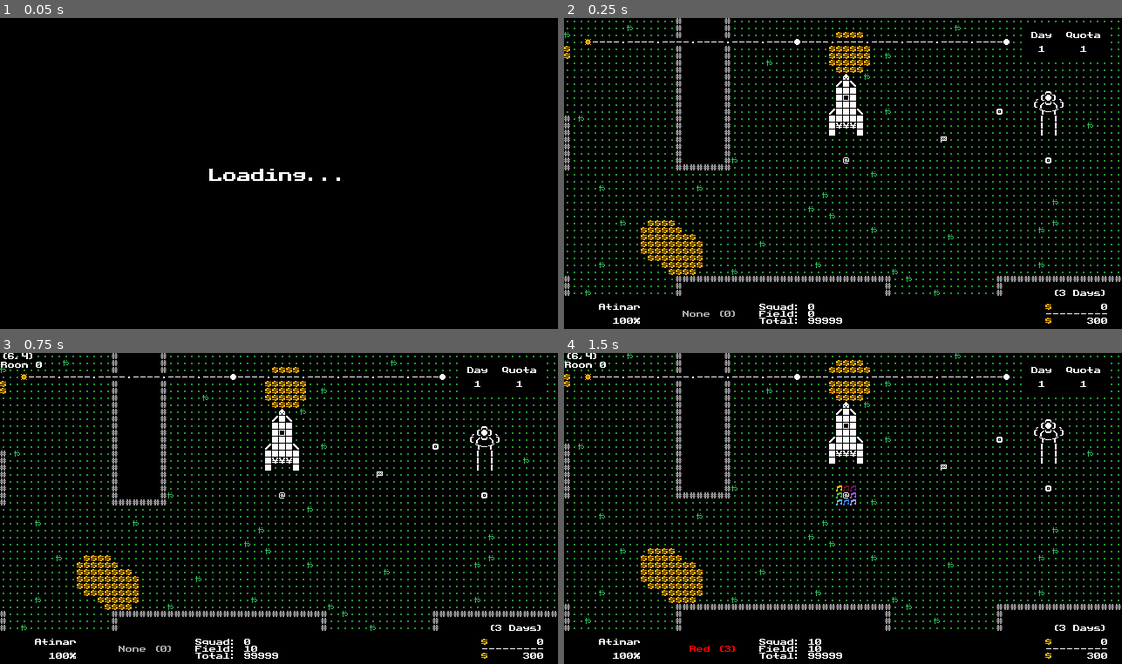
Above: before the commit, frames 1-4 (two rows, left to right).
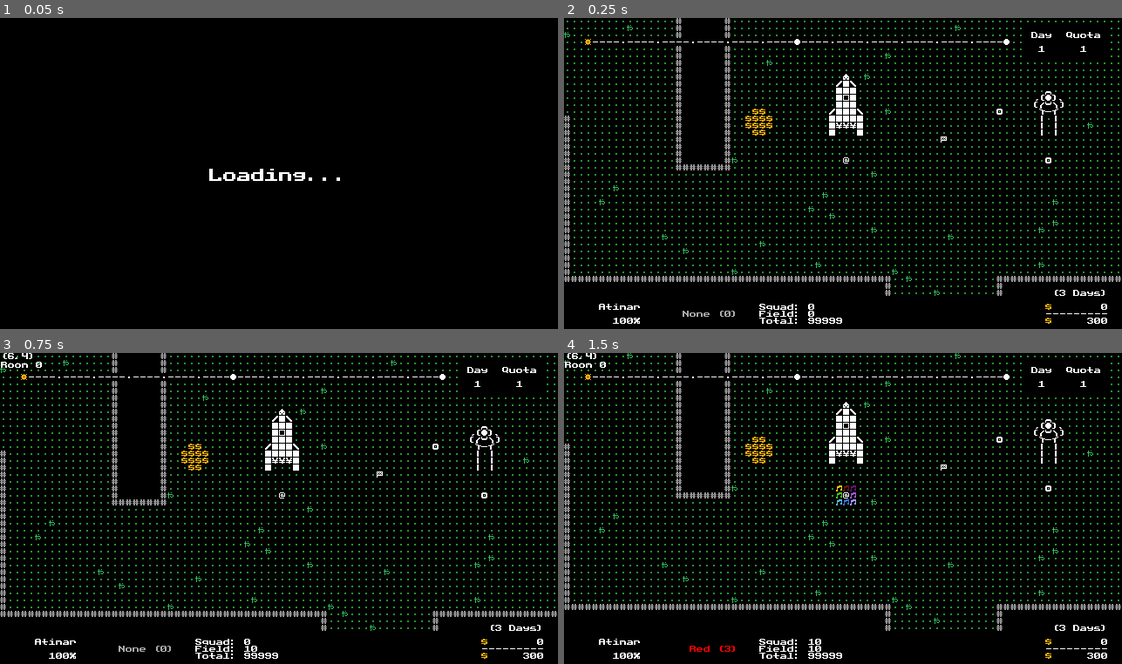
Above: after the commit, the same moments.

Repository: w00tyd00d/Roguemin
Game: Godot game, scene res://prefabs/main.tscn
Same seed, same stepped clock (60 frames per second), same inputs: the game is played once before the commit and once after it.
Inputs (mouse positions are in pixels of both pictures, inside the frame that each line leads up to):
- Up to frame 1 (0.05 s): no input
- Up to frame 2 (0.25 s): no input
- Up to frame 3 (0.75 s): tap Enter (c_confirm) at 0.5 s; move the mouse to (279, 492) at 0.52 s; hold E (c_cycle_right) from 0.53 s (still down); tap F (c_throw) at 0.6 s; click (279, 492) at 0.67 s
- Up to frame 4 (1.5 s): tap W (c_whistle) at 0.8, 1.35 s; tap Enter (c_confirm) at 1.25 s; move the mouse to (731, 524) at 1.27 s; release E (c_cycle_right) at 1.28 s; hold Down (c_down) from 1.28 s (still down)

Frame 1 is identical in both runs. In frame 2, 1.9% of the frame differs, in the area x 0-55%, y 4-90%; in frame 3, 1.9%; in frame 4, 2.0%, in the area x 0-55%, y 2-90%.

Commit message:
Began implementing MST implementation for generating paths

Diff:
--- /dev/null
+++ b/scripts/lib/astar_chunks.gd
@@ -0,0 +1,11 @@
+class_name AStarChunks extends AStarGrid2D
+
+## Customized [AStarGrid2D] node to navigate the chunks of the [World].
+
+## The world this object is attached to.
+var world : World
+
+func _init(_world: World) -> void:
+    world = _world
+    jumping_enabled = true
+    region = Rect2i(1, 1, world.size.x-2, world.size.y-2)
--- a/scripts/lib/astar.gd
+++ b/scripts/lib/astar_tiles.gd
@@ -1,6 +1,6 @@
-class_name AStar extends AStarGrid2D
+class_name AStarTiles extends AStarGrid2D
 
-## Customized [AStarGrid2D] node to work specifically for Roguemin.
+## Customized [AStarGrid2D] node to navigate the tiles of the [World].
 
 ## The world this object is attached to.
 var world : World
--- a/scripts/throw_cursor.gd
+++ b/scripts/throw_cursor.gd
@@ -6,7 +6,10 @@
         position = vec * Globals.TILE_SIZE
 
 var current_tile : Tile :
-    get: return GameState.world.get_tile(grid_position)
+    get:
+        if GameState.world:
+            return GameState.world.get_tile(grid_position)
+        return null
 
 @onready var layer := $Cursor as TileMapLayer
 
--- a/scripts/world/factory/world_architect.gd
+++ b/scripts/world/factory/world_architect.gd
@@ -6,6 +6,9 @@
 const ROOM_PLACE_ATTEMPTS := 10
 
 var RNG := GameState.RNG
+
+# The astar grid to navigate the chunks
+var astar : AStarChunks
 
 # Marked chunks to spawn walkers at when ready to make paths (outside of room)
 # The bool represents if the walker is connected to the main path or not
@@ -22,8 +25,9 @@
 func generate_infrastructure(world: World) -> void:
     # Creates tiles, chunks, and astar map
     world.setup(Globals.WORLD_SIZE)
-
-    # Create a border of void chunks to surround the traversible world
+    astar = AStarChunks.new(world)
+
+    # Create a border of void chunks to surround the traversable world
     for _x in world.size.x:
         world.get_chunk(Vector2i(_x, 0)).type = Type.Chunk.VOID
         world.get_chunk(Vector2i(_x, world.size.y-1)).type = Type.Chunk.VOID
@@ -33,58 +37,8 @@
 
 
 func generate_rooms(world: World) -> void:
-    # Establish the home base room location and four initial exits
-    var base_x := RNG.randi_range(2, world.size.x-5)
-    var base_y := RNG.randi_range(2, world.size.y-4)
-
-    _place_room(world, Vector2i(base_x, base_y), Rooms.HOME_BASE)
-    var base_room := world.rooms[0]
-    base_room.open = true
-
-    # HARD CODED EXITS FOR NOW, MAY CHANGE IN THE FUTURE
-    var top := world.get_chunk(Vector2i(base_x+1, base_y))
-    var lft := world.get_chunk(Vector2i(base_x, base_y+1))
-    var bot := world.get_chunk(Vector2i(base_x+1, base_y+1))
-    var rgt := world.get_chunk(Vector2i(base_x+2, base_y+1))
-
-    base_room.set_exit(Direction.north, top)
-    base_room.set_exit(Direction.west, lft)
-    base_room.set_exit(Direction.south, bot)
-    base_room.set_exit(Direction.east, rgt)
-
-    _marked_for_walker[top.get_neighbor(Direction.north)] = true
-    _marked_for_walker[lft.get_neighbor(Direction.west)] = true
-    _marked_for_walker[bot.get_neighbor(Direction.south)] = true
-    _marked_for_walker[rgt.get_neighbor(Direction.east)] = true
-
-    var home_chunk := world.get_chunk(Vector2i(base_x, base_y))
-    Rooms.HOME_BASE.run_context_procedures(world, home_chunk.start)
-
-    # Begin populating the world with other rooms
-    var room_total := RNG.randi_range(4,5)
-    var room_count := 1
-    var loops := 0
-
-    while room_count < room_total and loops <= room_total * 2:
-        var blueprint := Rooms.pick_random()
-        var attempts := 0
-        var room_pos := Vector2i()
-
-        while room_pos == Vector2i() and attempts < ROOM_PLACE_ATTEMPTS:
-            var rx := RNG.randi_range(1, world.size.x-1)
-            var ry := RNG.randi_range(1, world.size.y-1)
-            if _check_for_room_collision(world, Vector2i(rx, ry), blueprint):
-                attempts += 1
-                continue
-            room_pos = Vector2i(rx, ry)
-
-        if room_pos == Vector2i():
-            continue
-
-        if _place_room(world, room_pos, blueprint):
-            room_count += 1
-
-        loops += 1
+    _place_home_base(world)
+    _place_world_rooms(world)
 
 
 func generate_exits(world: World) -> void:
@@ -118,7 +72,6 @@
             if chunk.room.open:
                 break
 
-        #var dirs := Direction.get_all()
         var dirs := Direction.get_cardinal(true)
 
         for dir in dirs:
@@ -173,21 +126,82 @@
                     _draw_path(world, chunk, nbr)
 
 
+func _place_home_base(world: World) -> void:
+    # Establish the home base room location and four initial exits
+    var base_x := RNG.randi_range(2, world.size.x-5)
+    var base_y := RNG.randi_range(2, world.size.y-4)
+
+    _place_room(world, Vector2i(base_x, base_y), Rooms.HOME_BASE)
+    var base_room := world.rooms[0]
+    base_room.open = true
+
+    # HARD CODED EXITS FOR NOW, MAY CHANGE IN THE FUTURE
+    var top := world.get_chunk(Vector2i(base_x+1, base_y))
+    var lft := world.get_chunk(Vector2i(base_x, base_y+1))
+    var bot := world.get_chunk(Vector2i(base_x+1, base_y+1))
+    var rgt := world.get_chunk(Vector2i(base_x+2, base_y+1))
+
+    base_room.set_exit(Direction.north, top)
+    base_room.set_exit(Direction.west, lft)
+    base_room.set_exit(Direction.south, bot)
+    base_room.set_exit(Direction.east, rgt)
+
+    _marked_for_walker[top.get_neighbor(Direction.north)] = true
+    _marked_for_walker[lft.get_neighbor(Direction.west)] = true
+    _marked_for_walker[bot.get_neighbor(Direction.south)] = true
+    _marked_for_walker[rgt.get_neighbor(Direction.east)] = true
+
+
+func _place_world_rooms(world: World) -> void:
+    var room_total := RNG.randi_range(4,5)
+    var room_count := 1 # Home base is already created
+    var loops := 0
+
+    while room_count < room_total and loops <= room_total * 2:
+        var blueprint := Rooms.pick_random()
+        var attempts := 0
+        var room_pos := Vector2i()
+
+        while room_pos == Vector2i() and attempts < ROOM_PLACE_ATTEMPTS:
+            var rx := RNG.randi_range(1, world.size.x-1)
+            var ry := RNG.randi_range(1, world.size.y-1)
+            if _check_for_room_collision(world, Vector2i(rx, ry), blueprint):
+                attempts += 1
+                continue
+            room_pos = Vector2i(rx, ry)
+
+        if room_pos == Vector2i():
+            continue
+
+        if _place_room(world, room_pos, blueprint):
+            room_count += 1
+
+        loops += 1
+
+
 func _place_room(
         world: World,
         chunk_pos: Vector2i,
         blueprint: RoomBlueprint) -> bool:
 
+    var room := _create_room(world, chunk_pos, blueprint)
+    _construct_room(world, chunk_pos, blueprint)
+
+    world.add_room(room)
+    room.run_context_procedures()
+
+    return true
+
+
+func _create_room(world: World, chunk_pos: Vector2i, blueprint: RoomBlueprint) -> World.Room:
     var chunks: Array[World.Chunk] = []
-    var room := World.Room.new(blueprint, chunk_pos, chunks)
+    var room := World.Room.new(world, blueprint, chunk_pos, chunks)
 
     # Assign the chunks
     for dy in blueprint.size.y:
         for dx in blueprint.size.x:
             var delta := Vector2i(dx, dy)
             var chunk := world.get_chunk(chunk_pos + delta)
-
-            # LEFT OFF HERE, FIGURE OUT HOW TO SYNC EXITS BETWEEN ROOMS!
 
             # IF PREFAB ROOM, ATTEMPT TO ALIGN EXIT IF ONE EXISTS
             # IF PROCGEN ROOM, SYNC EXIT CHUNK WITH NEIGHBOR IF ONE EXISTS
@@ -200,7 +214,10 @@
                 room.set_exit(dir, chunk)
 
                 if nbr.room.cluster:
-                    nbr.room.cluster.add(room)
+                    if room.cluster:
+                        nbr.room.cluster.merge(room.cluster)
+                    else:
+                        nbr.room.cluster.add(room)
                 else:
                     var cluster := World.Cluster.new([nbr.room, room])
                     room.cluster = cluster
@@ -213,15 +230,10 @@
 
             chunks.append(chunk)
 
-    # Add the room to the world room dictionary and build it
-    world.add_room(room)
-    _construct_room(world, chunk_pos, blueprint)
-
-    # Run the room's contextual procedures based on its blueprint
-    var start := world.get_chunk(chunk_pos).start
-    blueprint.run_context_procedures(world, start)
-
-    return true
+    # Update the astar grid
+    astar.fill_solid_region(Rect2i(chunk_pos, blueprint.size), true)
+
+    return room
 
 
 func _check_for_room_collision(world: World, pos: Vector2i, room: RoomBlueprint) -> bool:
@@ -312,7 +324,8 @@
     # var path_pattern := world.tile_set.get_pattern(1)
     # var path_offset := Vector2i(4,4)
 
-    var path := Util.get_bresenham_line(chunk1.start, chunk2.start)
+    # var path := Util.get_bresenham_line(chunk1.start, chunk2.start)
+    var path := Geometry2D.bresenham_line(chunk1.start, chunk2.start)
     var size := path.size()
 
     var half := Globals.CHUNK_HALF
@@ -374,33 +387,42 @@
             current_chunk.connected = true
 
     func walk() -> bool:
-        marked_chunks[current_chunk] = weakref(self)
-
-        # for dir in Direction.get_all(true):
-        for dir in Direction.get_cardinal(true):
+        # assert(not marked_chunks.has(current_chunk))
+        if not marked_chunks.has(current_chunk):
+            marked_chunks[current_chunk] = weakref(self)
+
+        for dir in Direction.get_all(true):
+        # for dir in Direction.get_cardinal(true):
             if current_chunk.get_edge(dir) != Type.Edge.NONE:
                 continue
 
             var nbr := current_chunk.get_neighbor(dir)
-
-            if not nbr.valid_path_chunk:
+            var mark : Walker = marked_chunks.get(nbr, weakref(null)).get_ref()
+
+            if (not nbr.valid_path_chunk or mark == self):
                 continue
 
+            # if mark:
+            #     print("We found a mark, but it wasn't ours!")
+
             print(self, ": ", "Neighbor type is: ", nbr.type)
 
+            var adj1 := current_chunk.get_neighbor(dir.adjacent[0])
+            var adj2 := current_chunk.get_neighbor(dir.adjacent[1])
+
+            if not (adj1.empty and adj2.empty):
+                continue
+
             if dir.is_diagonal:
-                var adj1 := current_chunk.get_neighbor(dir.adjacent[0])
-                var adj2 := current_chunk.get_neighbor(dir.adjacent[1])
-
-                if not (adj1.empty and adj2.empty):
-                    continue
-
                 adj1.type = Type.Chunk.VOID
                 adj2.type = Type.Chunk.VOID
 
             assert(nbr.type != Type.Chunk.ROOM)
             current_chunk.add_edge(dir, Type.Edge.PATH)
             nbr.type = Type.Chunk.PATH
+
+            if current_chunk.edges.size() == 4:
+                print("Ruh roh Raggy!")
 
             if nbr.connected or _path_collided(nbr):
                 return resolve()
--- a/scripts/world/factory/world_factory.gd
+++ b/scripts/world/factory/world_factory.gd
@@ -22,7 +22,7 @@
 func generate_new_world() -> World:
     var world := _create_new_world()
 
-    # We add the world as a child first so that we can reference its children
+    # We add the world as a child first so we can reference its children
     # when running it through the factory
     game_viewport.add_child(world)
 
--- a/scripts/world/tile.gd
+++ b/scripts/world/tile.gd
@@ -2,10 +2,8 @@
 
 ## The base class for any tile found within the [World].
 
-
-
-## The world object this tile is attached to.
-var world : World
+## The weakref of the world object this tile is attached to.
+var world : WeakRef
 
 ## The grid position of the tile.
 var grid_position : Vector2i
@@ -56,23 +54,29 @@
 
 
 func _init(_world: World, grid_pos: Vector2i) -> void:
-    world = _world
+    world = weakref(_world)
     grid_position = grid_pos
+
+
+func get_world() -> World:
+    return world.get_ref()
 
 
 func get_neighbor(dir: Direction) -> Tile:
     var npos := grid_position + dir.vector
-    return world.get_tile(npos)
+    return get_world().get_tile(npos)
 
 
 func get_all_neighbors() -> Array[Tile]:
-    if not GameState.is_valid_object(world): return []
+    if not GameState.is_valid_object(get_world()):
+        return []
+
     var res : Array[Tile] = []
-    var arr : Array[Vector2i] = Direction.ALL_VECTORS.duplicate()
-    arr.shuffle()
-    for vec in arr:
-        var npos := grid_position + vec
-        var tile := world.get_tile(npos)
+    var arr := Direction.get_all(true)
+
+    for dir in arr:
+        var npos := grid_position + dir.vector
+        var tile := get_world().get_tile(npos)
         if tile: res.append(tile)
     return res
 
--- a/scripts/world/world.gd
+++ b/scripts/world/world.gd
@@ -4,7 +4,7 @@
 ## renders the environment.
 
 ## The built in [AStarGrid2D] pathfinder to the world.
-var astar := AStar.new(self)
+var astar := AStarTiles.new(self)
 
 ## The size of the world, in nodes.
 var size : Vector2i :
@@ -321,6 +321,7 @@
 
 
 class Room:
+    var world : WeakRef
     var blueprint : RoomBlueprint
 
     var id : int
@@ -339,10 +340,12 @@
     var open := false
 
     func _init(
+            _world: World,
             _blueprint: RoomBlueprint,
             pos: Vector2i,
             area: Array[World.Chunk]) -> void:
 
+        world = weakref(_world)
         blueprint = _blueprint
         size = _blueprint.size
         chunk_position = pos
@@ -357,6 +360,12 @@
 
     func get_exit_chunk(dir: Direction) -> Chunk:
         return exits.get(dir.vector, null)
+
+    func run_context_procedures() -> void:
+        var _world := world.get_ref() as World
+        var start := chunk_area[0].start
+        blueprint.run_context_procedures(_world, start)
+
 
 
 class Cluster:
Not shown, added: scripts/lib/astar_chunks.gd.uid
Renamed: scripts/lib/astar.gd.uid -> scripts/lib/astar_tiles.gd.uid
